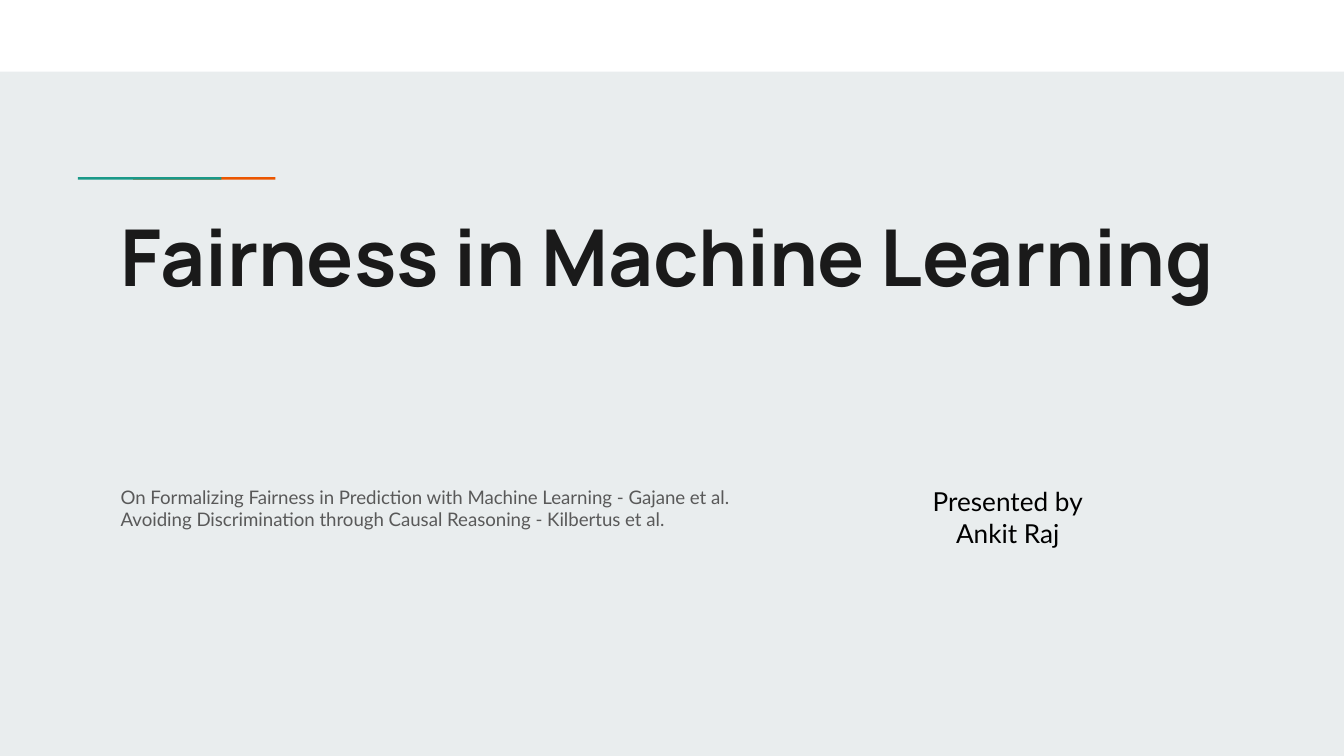
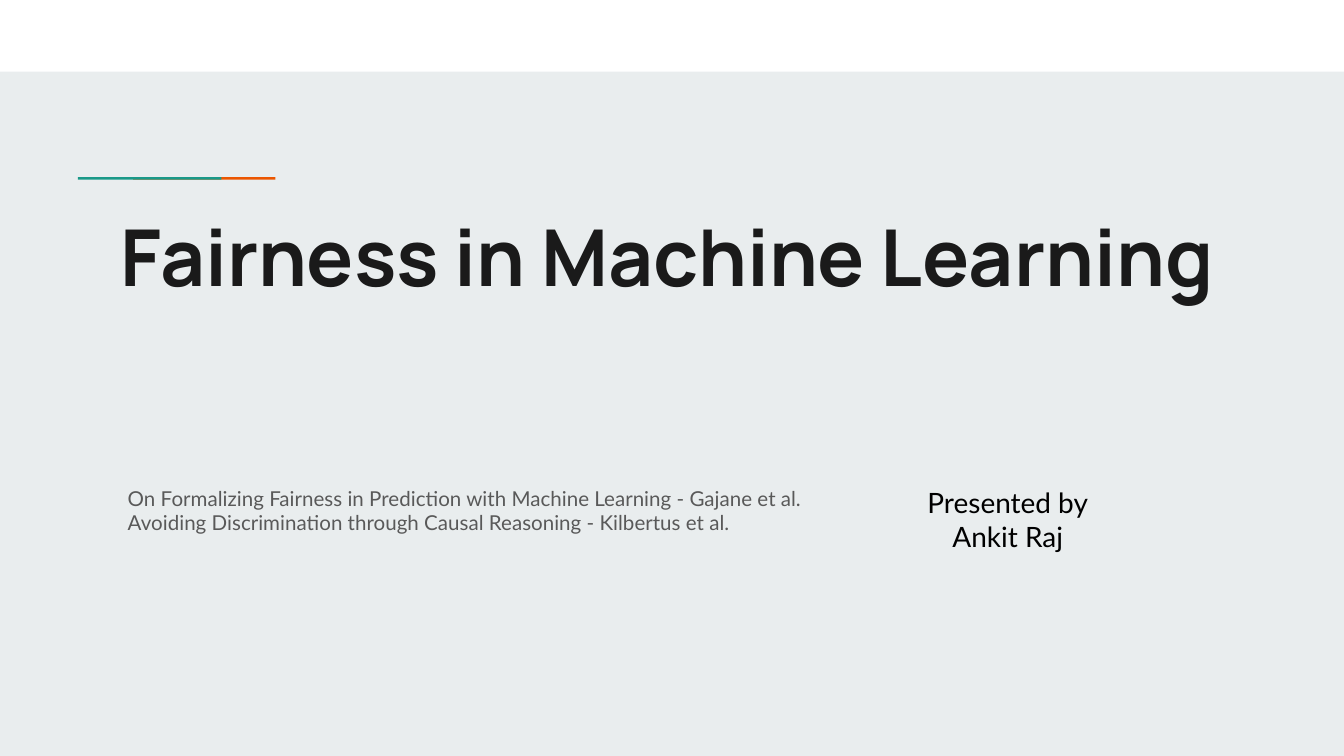
Before and after one commit to aisecure/aisecure.github.io, a slide deck: slide 1 of TEACHING/files/2019/1114/Fairness_Ankit.pptx. Drawn at 1344x756 pixels with LibreOffice and Linux fonts; fonts in the diff are those of the drawing. Boxes give left, top, right and bottom in pixels: in the first picture for what was removed or moved away, otherwise in the second. Text is boxed around its words. In the diff, an @@ line names an element or a change of style, - is before the commit and + after.

```diff
--- a/TEACHING/files/2019/1114/Fairness_Ankit.pptx
+++ b/TEACHING/files/2019/1114/Fairness_Ankit.pptx
@@ subtitle "On Formalizing Fairness in Prediction ..." at (128,491,801,534): size 10 to 11 pt @@
@@ text "Presented by" at (927,492,1088,552): size 14 to 15 pt @@
```
Also in this commit, not shown: 12 other slides changed, 1 slide added, 1 other file.
